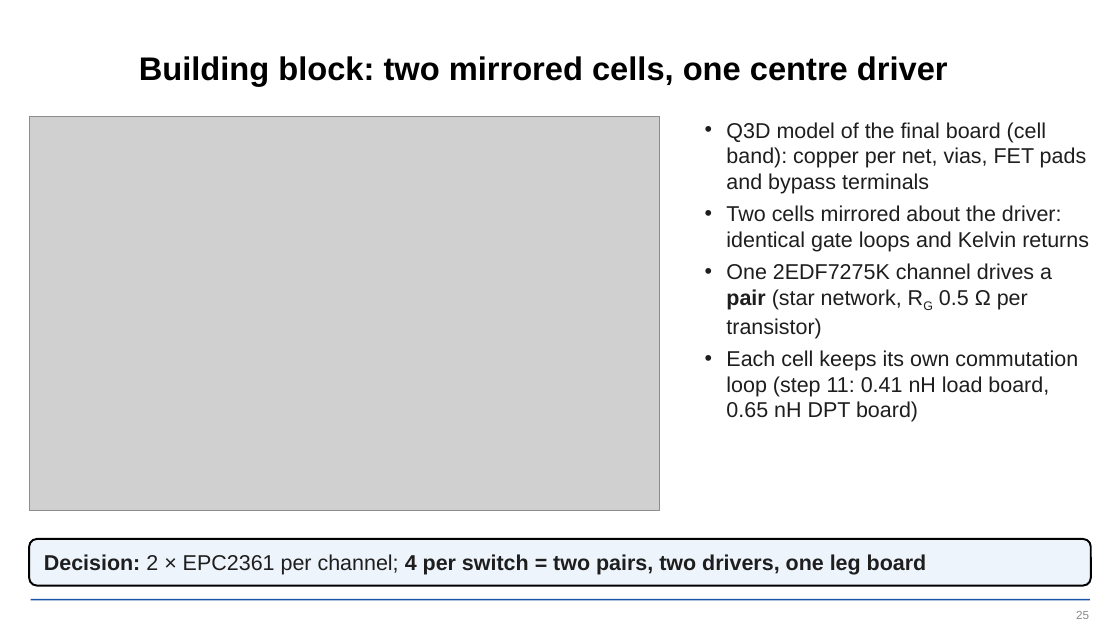
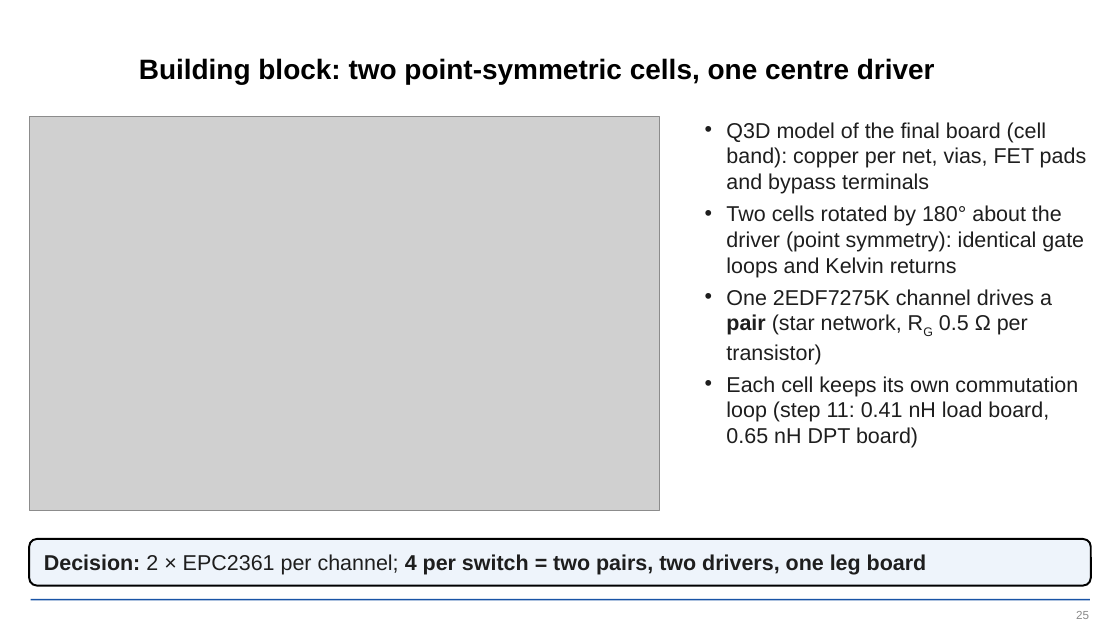
Before and after one commit to EnesAyaz/KTH, a slide deck: slide 25 of PCB-Design/reports/slides/spb_revb_design_flow.pptx. Drawn at 1120x630 pixels with LibreOffice and Linux fonts; fonts in the diff are those of the drawing; grey boxes stand for pictures; background and template pictures are left out. Boxes give left, top, right and bottom in pixels: in the first picture for what was removed or moved away, otherwise in the second. Text is boxed around its words. In the diff, an @@ line names an element or a change of style, - is before the commit and + after.

```diff
--- a/PCB-Design/reports/slides/spb_revb_design_flow.pptx
+++ b/PCB-Design/reports/slides/spb_revb_design_flow.pptx
@@ title at (139,58,935,84): text changed; size 21 to 18 pt @@
-Building block: two mirrored cells, one centre driver
+Building block: two point-symmetric cells, one centre driver
@@ text at (726,205,1084,278): text changed @@
-• Two cells mirrored about the driver: identical gate loops and Kelvin returns
+• Two cells rotated by 180° about the driver (point symmetry): identical gate loops and Kelvin returns
```
Also in this commit, not shown: 8 other slides changed, 2 slides added, 32 other files.
